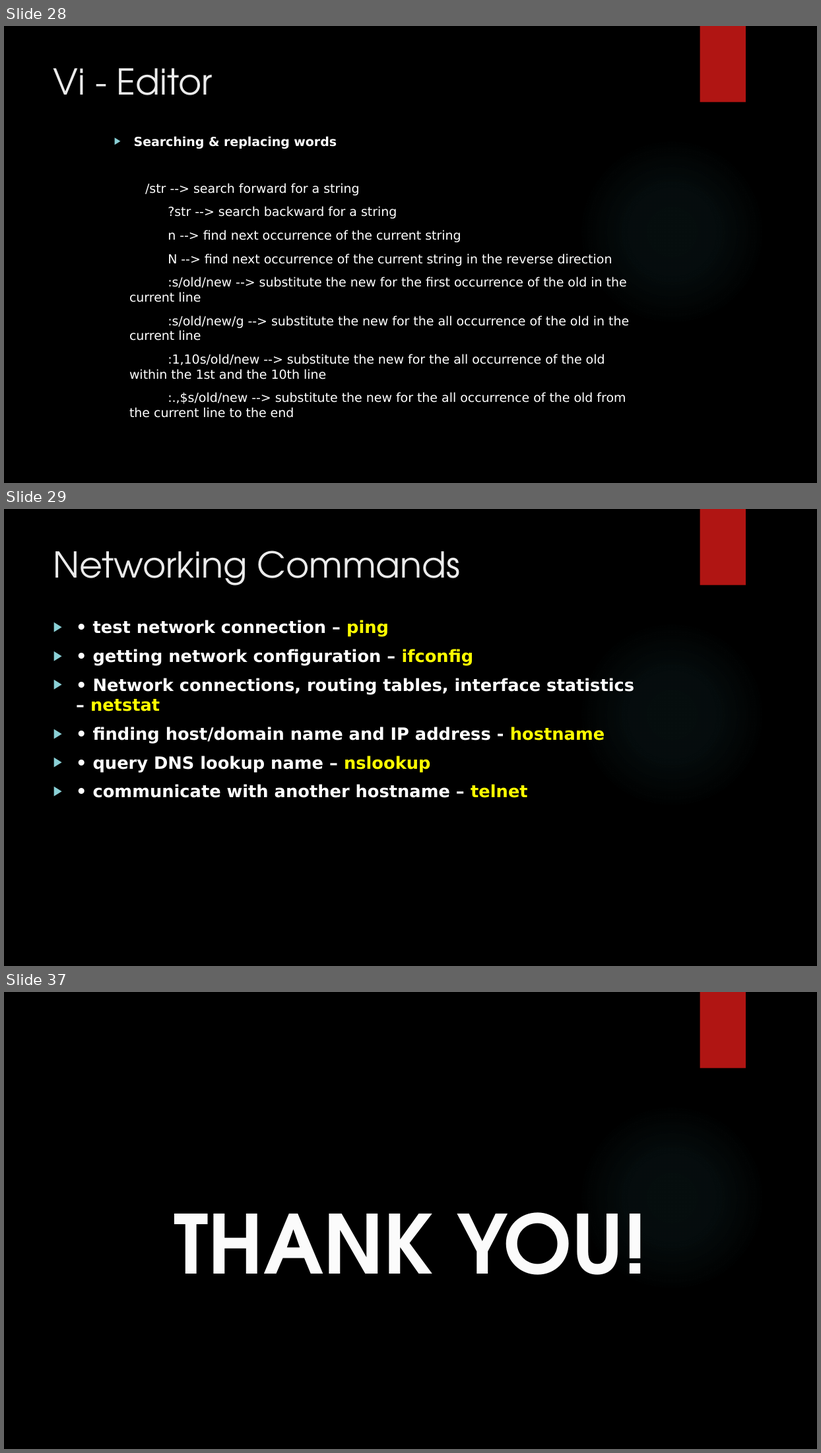
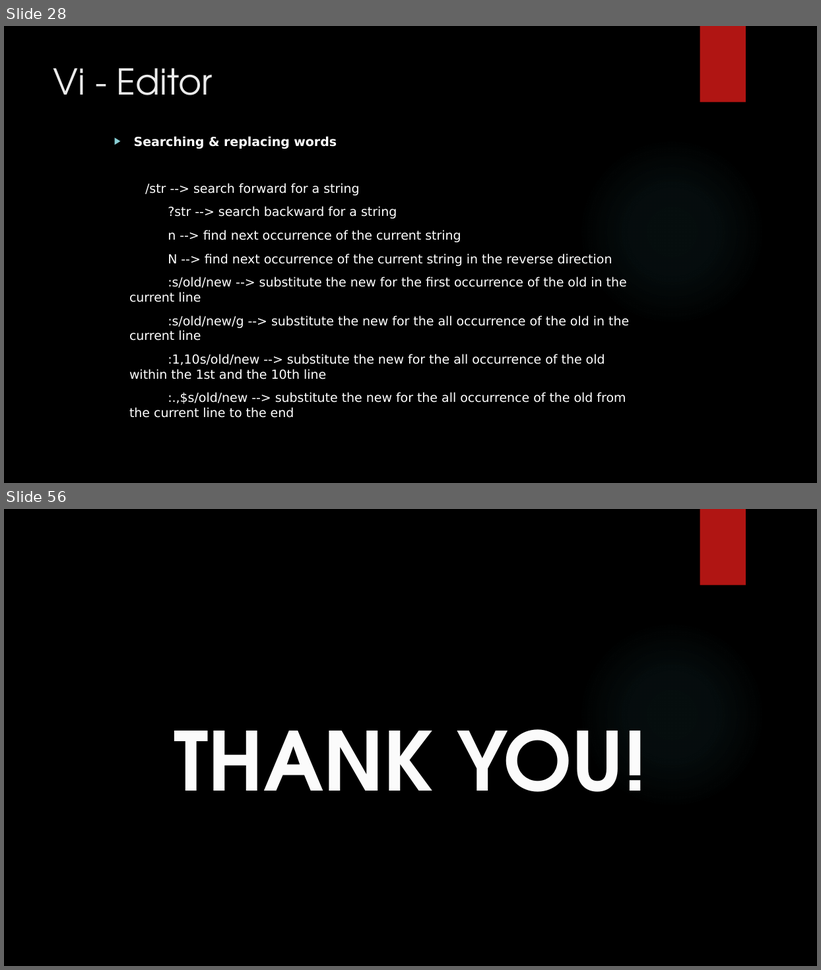
Before and after one commit to RaghulRameshTrainer/mobily_infotech, a slide deck: UnixShellScripting.pptx. Shown one above the other, each under a label of ours: slides 28, 29 and 37 before the commit, slides 28 and 56 after it; the slides between them are not shown. The pictures are 821x1453 and 821x970 pixels, drawn with LibreOffice and Linux fonts; fonts in the diff are those of the drawing; background and template pictures are left out. Boxes give left, top, right and bottom in pixels: in the first picture for what was removed or moved away, otherwise in the second. Text is boxed around its words. In the diff, an @@ line names an element or a change of style, - is before the commit and + after.

```diff
--- a/UnixShellScripting.pptx
+++ b/UnixShellScripting.pptx
@@ slide 29 removed at <box>4,509,817,966</box>, background picture (left out); not listed: 2 template elements that a slide beside it also shows @@
@@ title removed at <box>54,551,461,586</box> @@
-Networking Commands
@@ text removed at <box>90,620,634,798</box> @@
-▶ • test network connection – ping
-    ▶ • getting network configuration – ifconfig
-    ▶ • Network connections, routing tables, interface statistics – netstat
-    ▶ • finding host/domain name and IP address - hostname
-    ▶ • query DNS lookup name – nslookup
-    ▶ • communicate with another hostname – telnet
@@ what was slide 37 is now slide 56 @@
```
Also in this commit, not shown: 1 slide changed, 26 slides added, 6 other slides removed.
